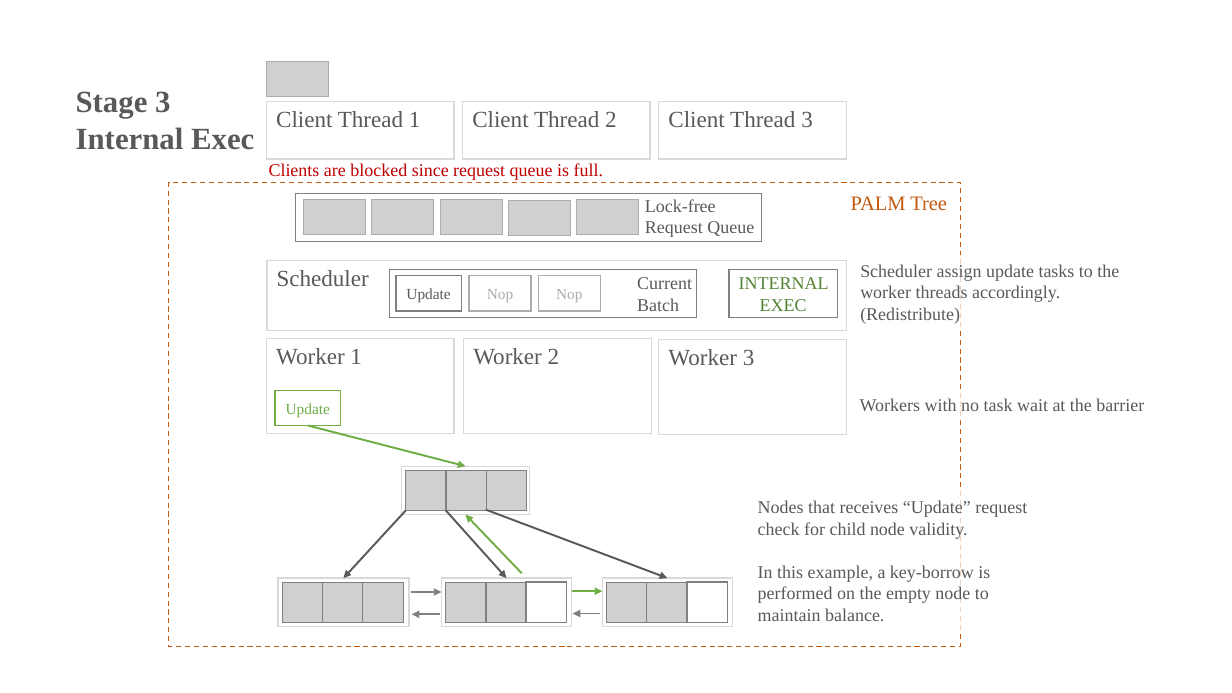
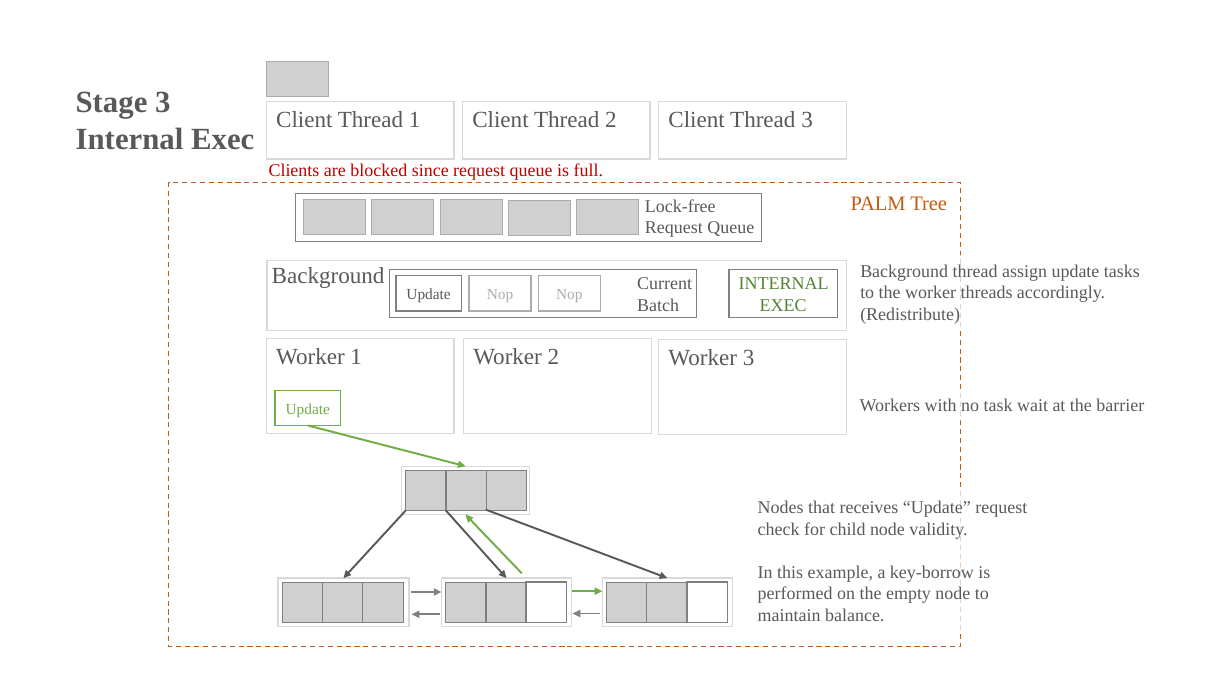
Before and after one commit to MarkChenYutian/B-plus-Forest, a slide deck: slide 7 of report/Figures.pptx. Drawn at 1232x693 pixels with LibreOffice and Linux fonts; fonts in the diff are those of the drawing; grey boxes stand for pictures. Boxes give left, top, right and bottom in pixels: in the first picture for what was removed or moved away, otherwise in the second. Text is boxed around its words. In the diff, an @@ line names an element or a change of style, - is before the commit and + after.

```diff
--- a/report/Figures.pptx
+++ b/report/Figures.pptx
@@ text at <box>272,267,385,288</box>: text changed @@
-Scheduler
+Background
@@ text at <box>860,263,1140,302</box>: text changed @@
-Scheduler assign update tasks to the worker threads accordingly.
+Background thread assign update tasks to the worker threads accordingly.
```
Also in this commit, not shown: 4 other slides changed, 1 slide added, 11 other files.
